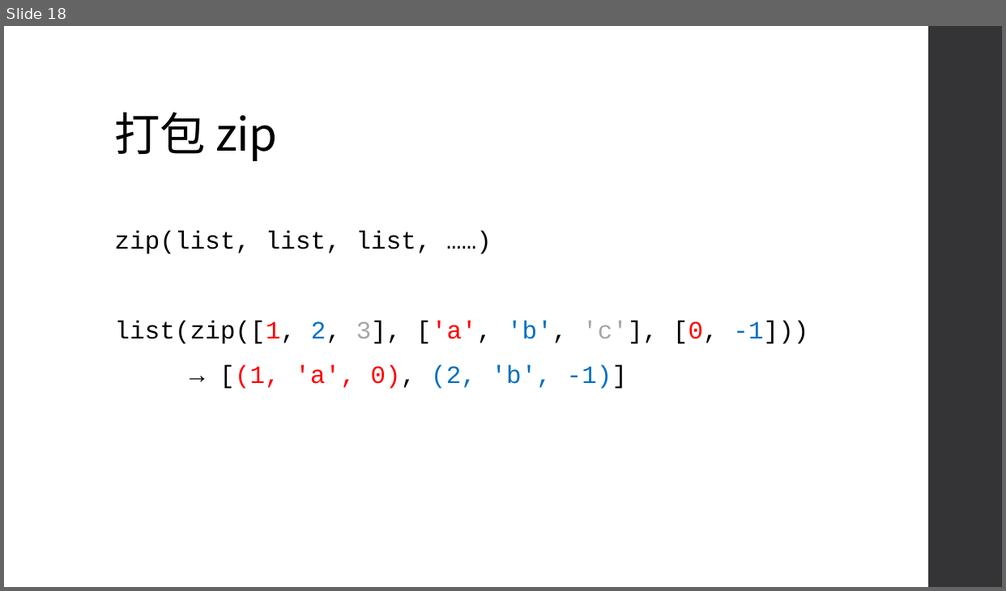
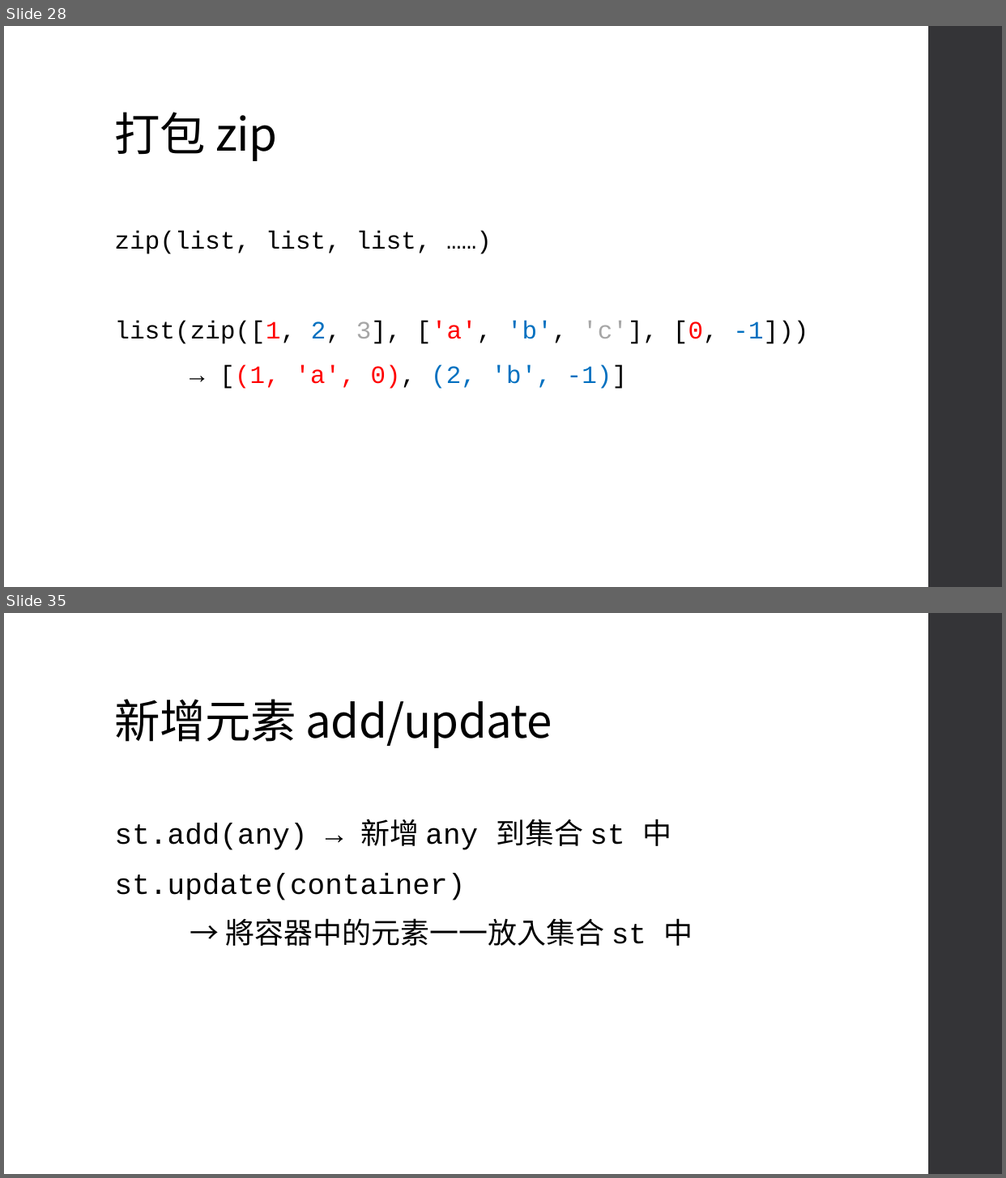
Before and after one commit to an920107/ServiceLearning, a slide deck: Class 5.pptx. Shown one above the other, each under a label of ours: slide 18 before the commit, slides 28 and 35 after it; the slides between them are not shown. The pictures are 1006x591 and 1006x1178 pixels, drawn with LibreOffice and Linux fonts; fonts in the diff are those of the drawing. Boxes give left, top, right and bottom in pixels: in the first picture for what was removed or moved away, otherwise in the second. Text is boxed around its words. In the diff, an @@ line names an element or a change of style, - is before the commit and + after.

```diff
--- a/Class 5.pptx
+++ b/Class 5.pptx
@@ slide 35 added at [4,613,1002,1174], background #FFFFFF; not listed: 1 template element that a slide beside it also shows @@
@@ title added at [115,699,552,748], 44 pt, text #000000 @@
+新增元素 add/update
@@ text added at [115,819,693,946], 28 pt, text #000000 @@
+st.add(any) → 新增 any 到集合 st 中
+st.update(container)
+→ 將容器中的元素一一放入集合 st 中
@@ what was slide 18 is now slide 28 @@
```
Also in this commit, not shown: 1 slide changed, 29 other slides added.
